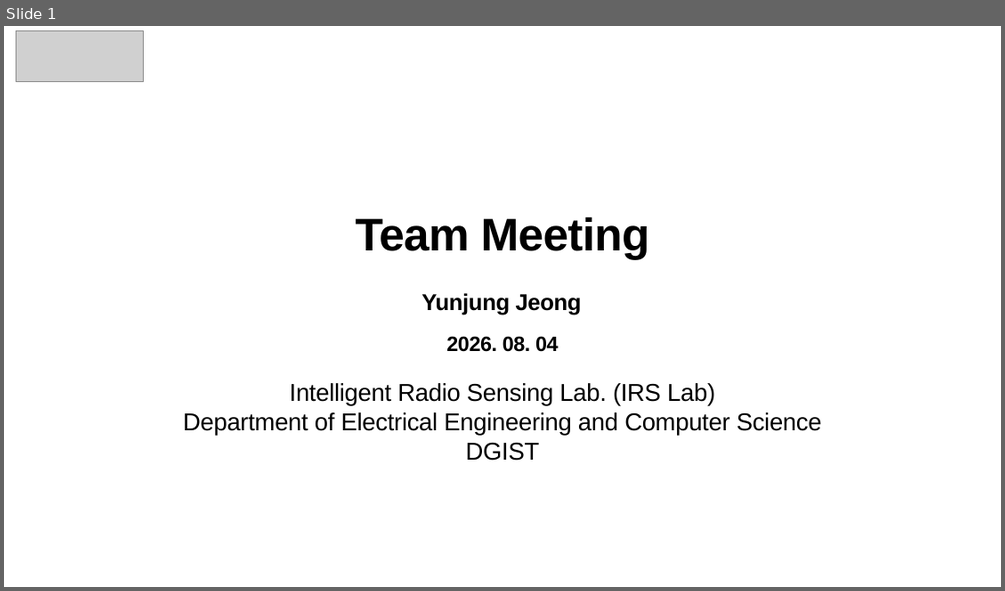
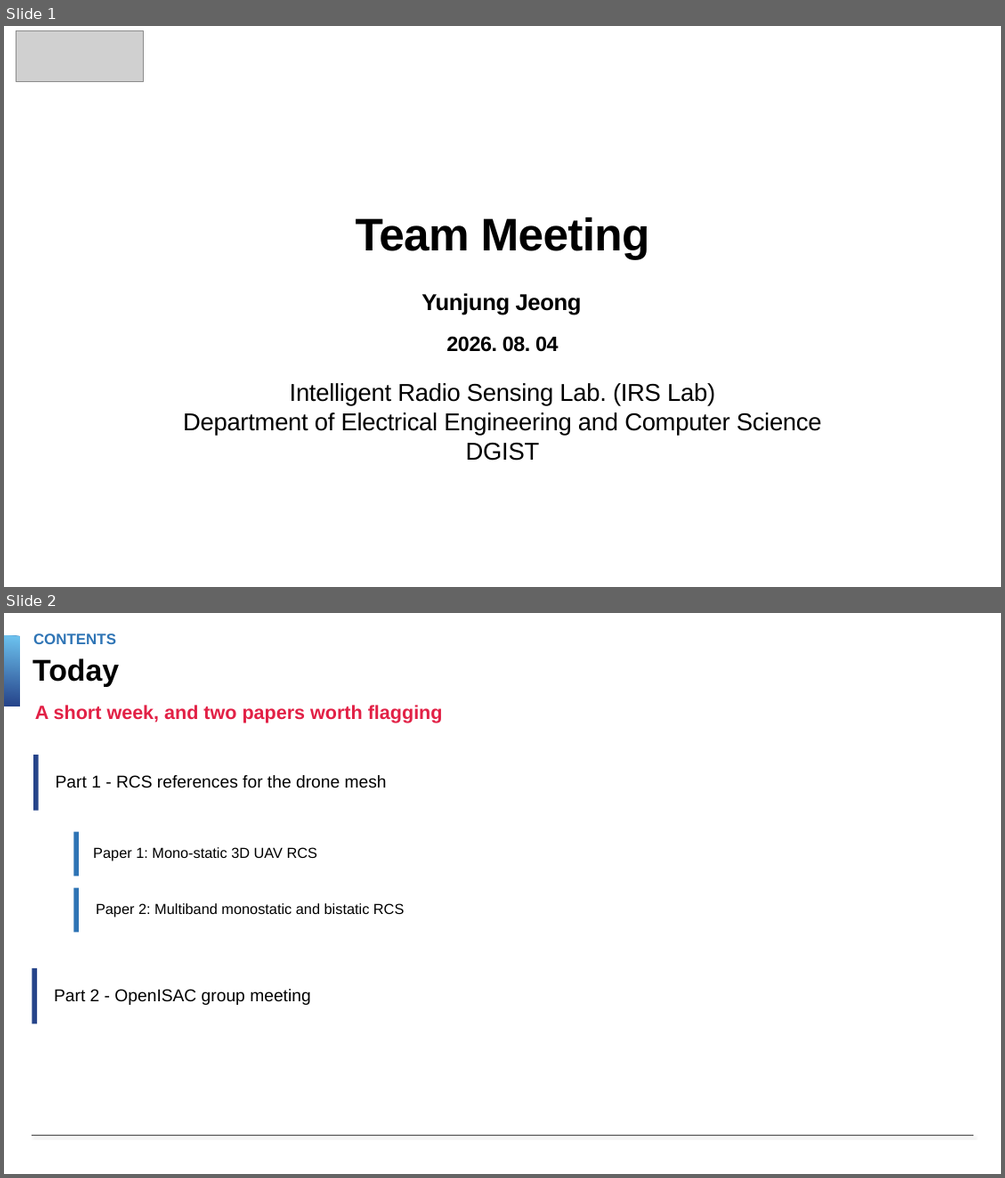
Before and after one commit to Dkor-1/sionna2, a slide deck: decks/teammeeting_0804_v3.pptx. Shown one above the other, each under a label of ours: slide 1 before the commit, slides 1 and 2 after it. The pictures are 1005x591 and 1005x1178 pixels, drawn with LibreOffice and Linux fonts; fonts in the diff are those of the drawing; grey boxes stand for pictures; background and template pictures are left out. Boxes give left, top, right and bottom in pixels: in the first picture for what was removed or moved away, otherwise in the second. Text is boxed around its words. In the diff, an @@ line names an element or a change of style, - is before the commit and + after.

```diff
--- a/decks/teammeeting_0804_v3.pptx
+++ b/decks/teammeeting_0804_v3.pptx
@@ slide 2 added at box(4, 613, 1001, 1174), background #FFFFFF @@
@@ rectangle added at box(4, 636, 19, 706), fill gradient #5191C8 to #6CC1EE to #26448A @@
@@ text added at box(33, 633, 116, 644), 29 pt, text #2E74B5, bold @@
+CONTENTS
@@ text added at box(32, 658, 119, 687), 58 pt, text #000000, bold @@
+Today
@@ text added at box(35, 705, 443, 723), 37 pt, text #E22146, bold @@
+A short week, and two papers worth flagging
@@ rectangle added at box(33, 755, 39, 811), fill #26448A @@
@@ text added at box(56, 775, 387, 788), 33 pt, text #000000 @@
+Part 1 - RCS references for the drone mesh
@@ rectangle added at box(74, 832, 79, 876), fill #2E74B5 @@
@@ text added at box(93, 847, 317, 861), 28 pt, text #000000 @@
+Paper 1: Mono-static 3D UAV RCS
@@ rectangle added at box(74, 888, 79, 932), fill #2E74B5 @@
@@ text added at box(96, 903, 404, 917), 28 pt, text #000000 @@
+Paper 2: Multiband monostatic and bistatic RCS
@@ rectangle added at box(32, 968, 37, 1024), fill #26448A @@
@@ text added at box(54, 989, 310, 1005), 33 pt, text #000000 @@
+Part 2 - OpenISAC group meeting
@@ line added from (32, 1135) to (973, 1135), #000000 2 pt @@
```
Also in this commit, not shown: 5 other slides added, 10 slides removed, 3 other files.
